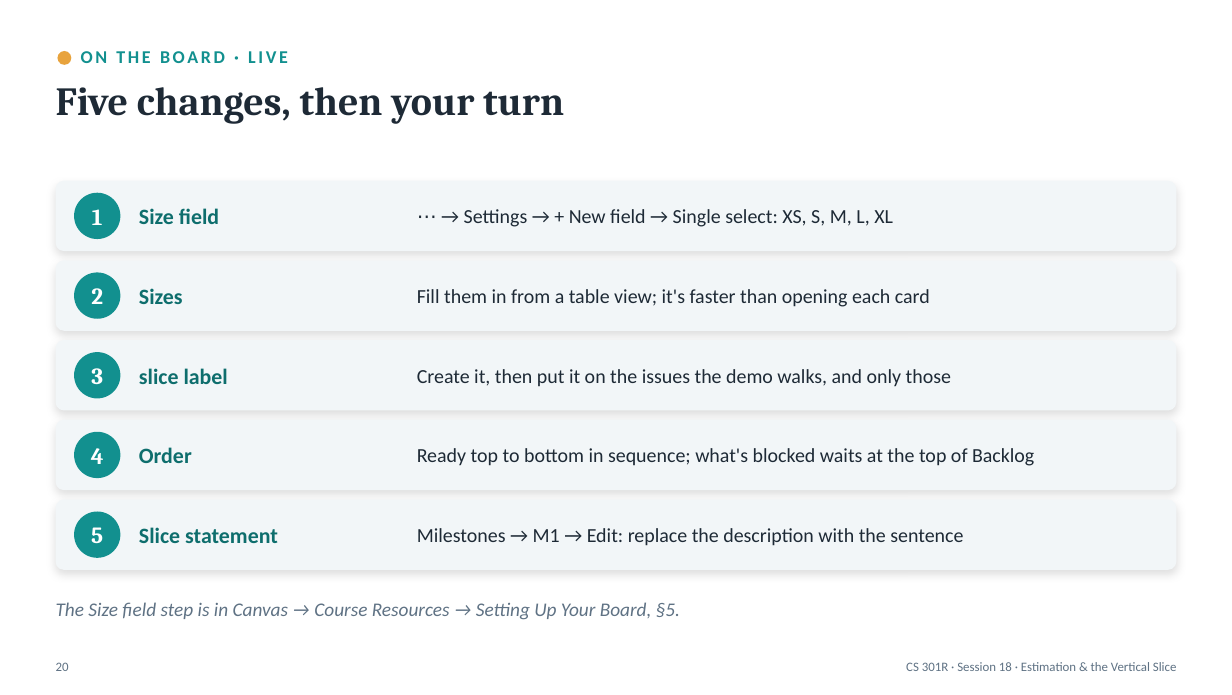
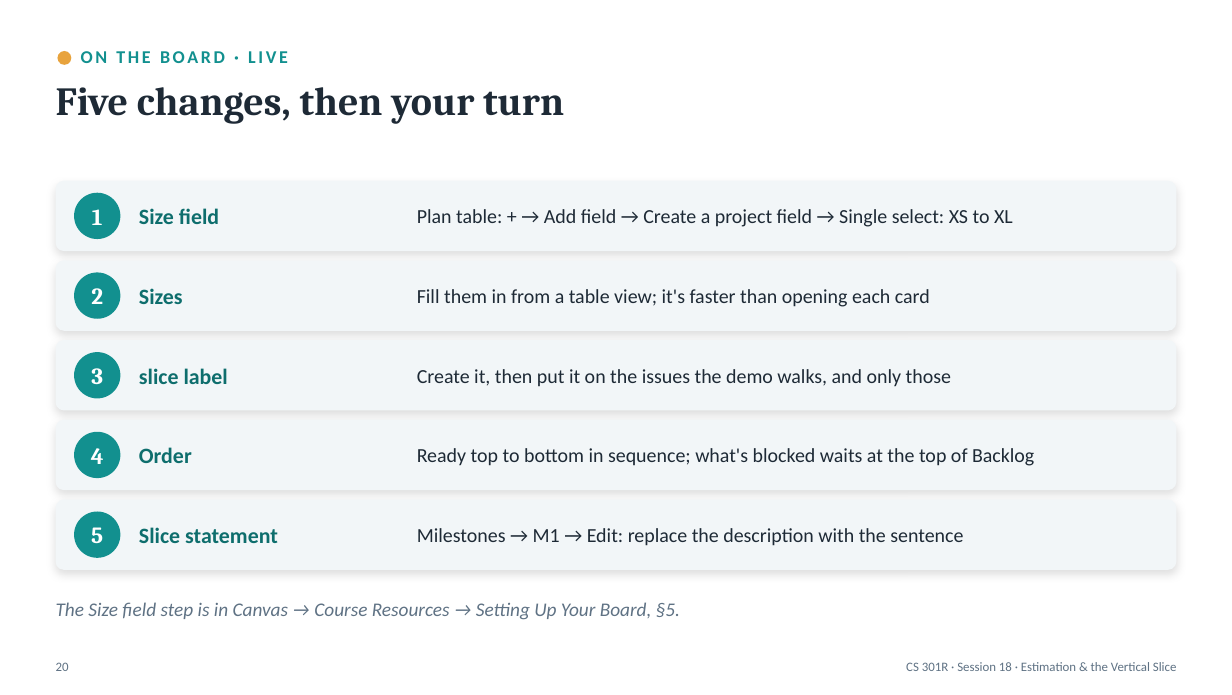
Before and after one commit to BYU-CS-Course-Ops/CS380, a slide deck: slide 20 of canvas_material/lectures/powerpoint/Session18-SizeFitOrder.pptx. Drawn at 1232x695 pixels with LibreOffice and Linux fonts; fonts in the diff are those of the drawing. Boxes give left, top, right and bottom in pixels: in the first picture for what was removed or moved away, otherwise in the second. Text is boxed around its words. In the diff, an @@ line names an element or a change of style, - is before the commit and + after.

```diff
--- a/canvas_material/lectures/powerpoint/Session18-SizeFitOrder.pptx
+++ b/canvas_material/lectures/powerpoint/Session18-SizeFitOrder.pptx
@@ text at (x1=417, y1=209, x2=1013, y2=227): text changed @@
-⋯ → Settings → + New field → Single select: XS, S, M, L, XL
+Plan table: + → Add field → Create a project field → Single select: XS to XL
```
Also in this commit, not shown: 1 other slide changed, 14 other files.
